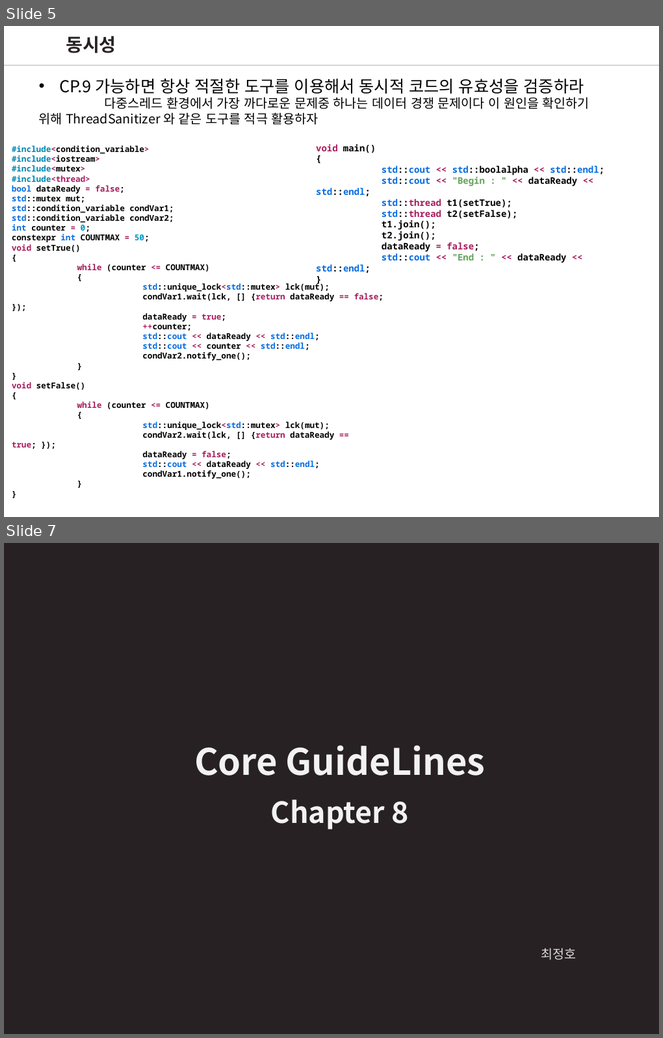
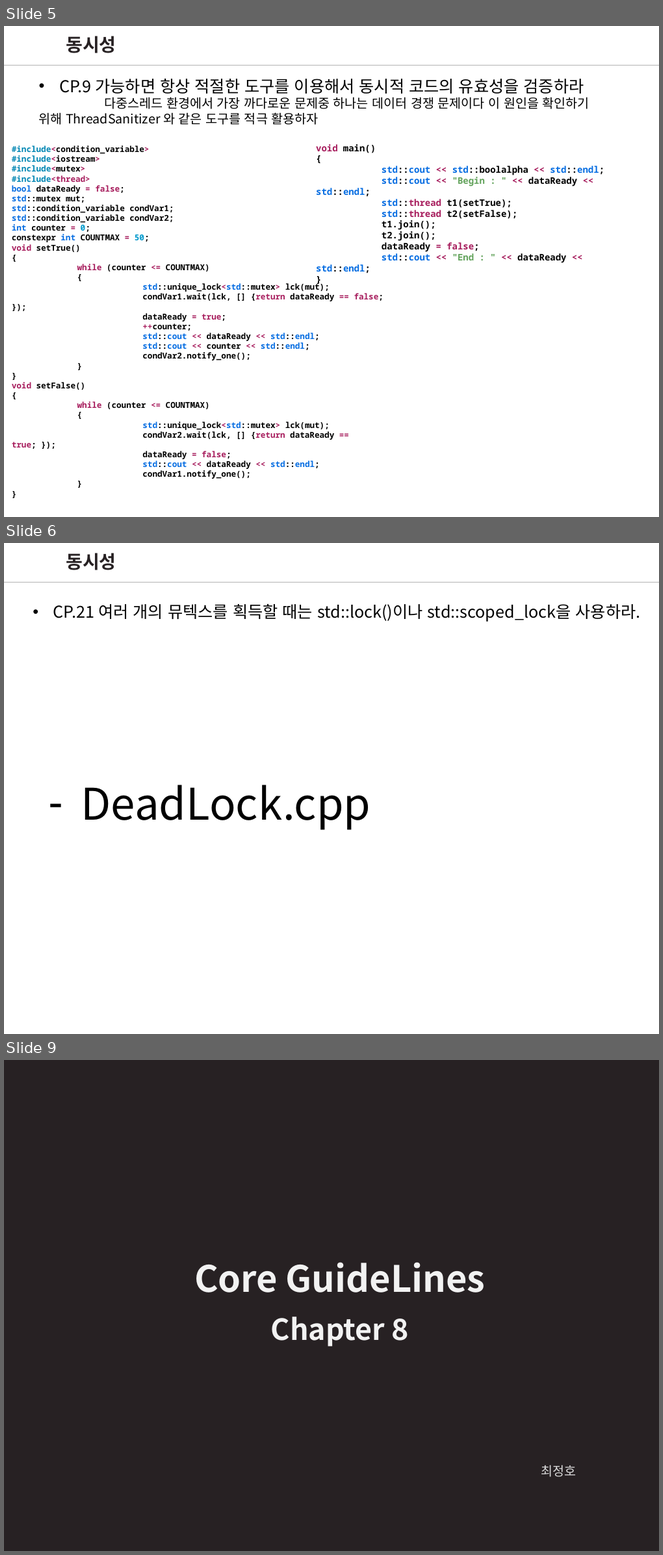
Before and after one commit to wjdgh2910a/CPP_Core_Guidelines_Study, a slide deck: CoreGuideLinesStudy_4.pptx. Shown one above the other, each under a label of ours: slides 5 and 7 before the commit, slides 5, 6 and 9 after it; the slides between them are not shown. The pictures are 663x1038 and 663x1555 pixels, drawn with LibreOffice and Linux fonts; fonts in the diff are those of the drawing. Boxes give left, top, right and bottom in pixels: in the first picture for what was removed or moved away, otherwise in the second. Text is boxed around its words. In the diff, an @@ line names an element or a change of style, - is before the commit and + after.

```diff
--- a/CoreGuideLinesStudy_4.pptx
+++ b/CoreGuideLinesStudy_4.pptx
@@ slide 6 added at [4, 543, 659, 1034], background #FFFFFF @@
@@ text added at [66, 553, 116, 570], 20 pt, text #272123, bold @@
+동시성
@@ line added from (659, 582) to (4, 582), #A6A6A6 0.75 pt @@
@@ line added from (659, 582) to (4, 582), #A6A6A6 0.75 pt @@
@@ text added at [53, 604, 641, 622], 18 pt, text #000000 @@
+• CP.21 여러 개의 뮤텍스를 획득할 때는 std::lock()이나 std::scoped_lock을 사용하라.
@@ text added at [81, 785, 371, 830], 48 pt, text #000000 @@
+– DeadLock.cpp
@@ what was slide 7 is now slide 9 @@
```
Also in this commit, not shown: 2 other slides added, 1 slide removed, 1 other file.
